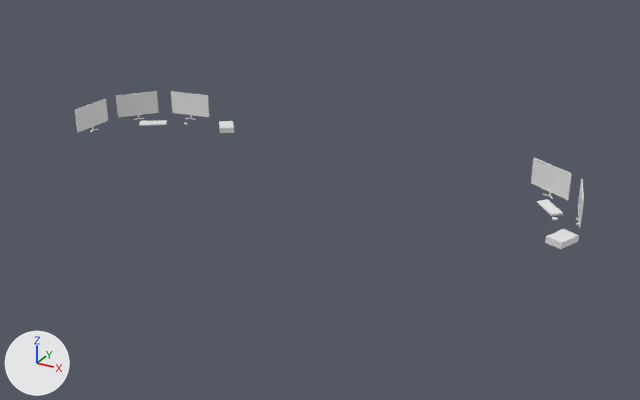
The OBJ model Assets/Rooms/StartingRoom/ComputerStartingRoom.obj: old version first, new version second.
Before and after are seen from a camera (50 mm lens) standing at (27.0, -33.6, 23.3) and looking at (1.5, 12.8, 0.1). The axes (+X, +Y, +Z) are drawn at lower left. The lights are the same throughout. Mesh edges are drawn as thin lines on the coarser meshes. Where no turn or scale is listed for an object, it has been applied to the vertices.

The first picture shows 'Cube.075_Cube.106', 'Cube.076_Cube.107', 'Cube.077_Cube.108', 'Cube.080_Cube.111'.
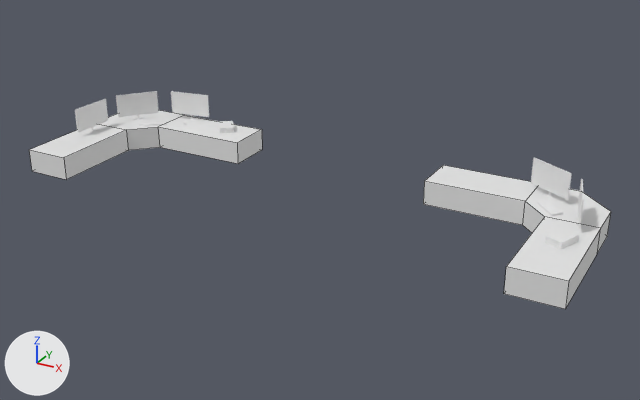
What changed in the scene script:
```text
Add me_cube_071_cube_102:
    me_cube_071_cube_102.from_pydata(...)  # 20 vertices, 16 faces; spans x 7.61..19.07, y 6.85..18.77, z 0.0..1.62
Add me_cube_070_cube_101:
    me_cube_070_cube_101.from_pydata(...)  # 20 vertices, 16 faces; spans x -18.77..-6.85, y 7.61..19.07, z 0.0..1.62
Add ob_cube_071_cube_102:
    ob_cube_071_cube_102 = bpy.data.objects.new('Cube.071_Cube.102', me_cube_071_cube_102)
    ob_cube_071_cube_102.location = (0.0, 0.0, 0.0)
Add ob_cube_070_cube_101:
    ob_cube_070_cube_101 = bpy.data.objects.new('Cube.070_Cube.101', me_cube_070_cube_101)
    ob_cube_070_cube_101.location = (0.0, 0.0, 0.0)
```

Pixel boxes (x1, y1, x2, y2) of what changed, in the pictures (640 x 400 px):
'Cube.071_Cube.102', added
    after: (423, 165, 611, 309)
'Cube.070_Cube.101', added
    after: (29, 110, 262, 179)
